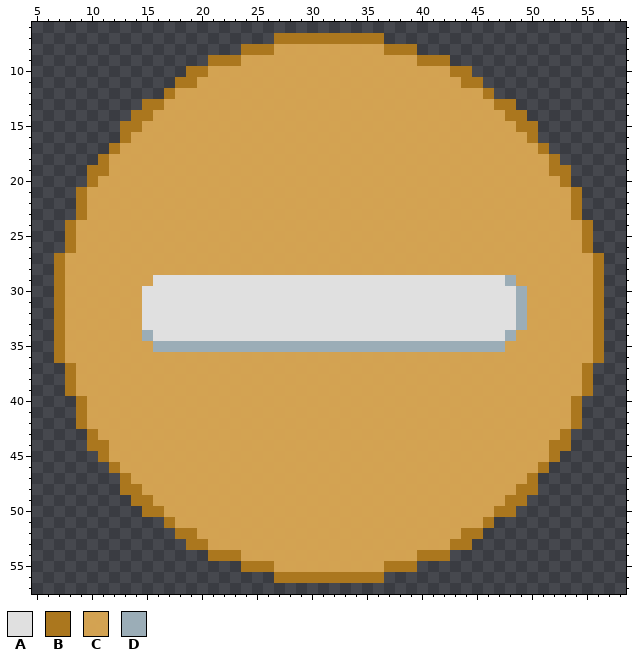
File history of a pixel-art file, resources/image/button/hide/idle.ase. This is how it looked before the edit.
64x64 pixels, 1 frame. Colours within 5 levels of each other are drawn and written as one. Shown: x 5..58, y 6..57.
Palette (. is transparent): A #e0e0e0  B #ab771e  C #d5a452fb  D #9badb7
The result:
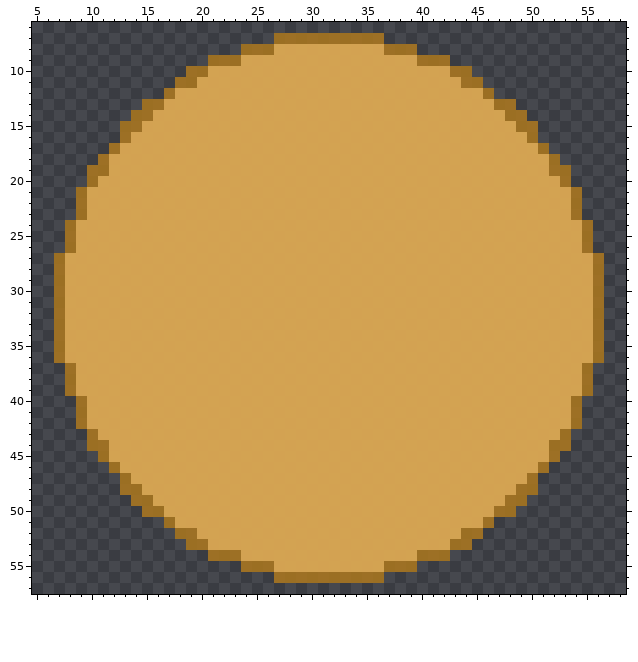
Difference:
layer "Layer 3" now hidden
@@ palette @@
-B #ab771e
+B #ab771edb
@@ x 5..58 @@
 28 ..BCCCCCCCCCCCCCCCCCCCCCCCCCCCCCCCCCCCCCCCCCCCCCCCCB..
-29 ..BCCCCCCCCAAAAAAAAAAAAAAAAAAAAAAAAAAAAAAAADCCCCCCCB..
-30 ..BCCCCCCCAAAAAAAAAAAAAAAAAAAAAAAAAAAAAAAAAADCCCCCCB..
-31 ..BCCCCCCCAAAAAAAAAAAAAAAAAAAAAAAAAAAAAAAAAADCCCCCCB..
-32 ..BCCCCCCCAAAAAAAAAAAAAAAAAAAAAAAAAAAAAAAAAADCCCCCCB..
-33 ..BCCCCCCCAAAAAAAAAAAAAAAAAAAAAAAAAAAAAAAAAADCCCCCCB..
-34 ..BCCCCCCCDAAAAAAAAAAAAAAAAAAAAAAAAAAAAAAAADCCCCCCCB..
-35 ..BCCCCCCCCDDDDDDDDDDDDDDDDDDDDDDDDDDDDDDDDCCCCCCCCB..
+29 ..BCCCCCCCCCCCCCCCCCCCCCCCCCCCCCCCCCCCCCCCCCCCCCCCCB..
+30 ..BCCCCCCCCCCCCCCCCCCCCCCCCCCCCCCCCCCCCCCCCCCCCCCCCB..
+31 ..BCCCCCCCCCCCCCCCCCCCCCCCCCCCCCCCCCCCCCCCCCCCCCCCCB..
+32 ..BCCCCCCCCCCCCCCCCCCCCCCCCCCCCCCCCCCCCCCCCCCCCCCCCB..
+33 ..BCCCCCCCCCCCCCCCCCCCCCCCCCCCCCCCCCCCCCCCCCCCCCCCCB..
+34 ..BCCCCCCCCCCCCCCCCCCCCCCCCCCCCCCCCCCCCCCCCCCCCCCCCB..
+35 ..BCCCCCCCCCCCCCCCCCCCCCCCCCCCCCCCCCCCCCCCCCCCCCCCCB..
 36 ..BCCCCCCCCCCCCCCCCCCCCCCCCCCCCCCCCCCCCCCCCCCCCCCCCB..
Pixel boxes of the changes (left, top, right, bottom) in both pictures:
changed: (54, 33, 604, 583)
